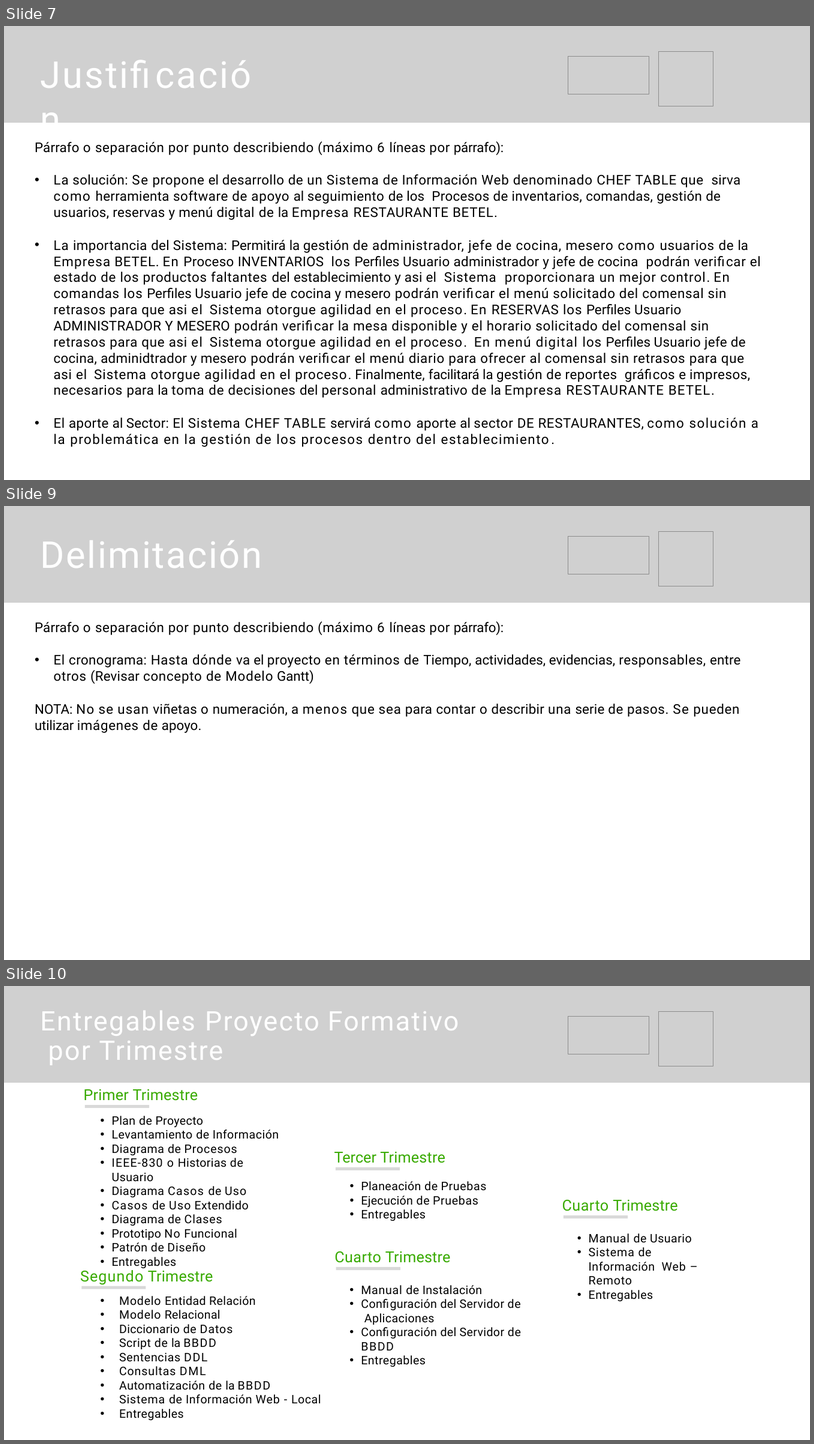
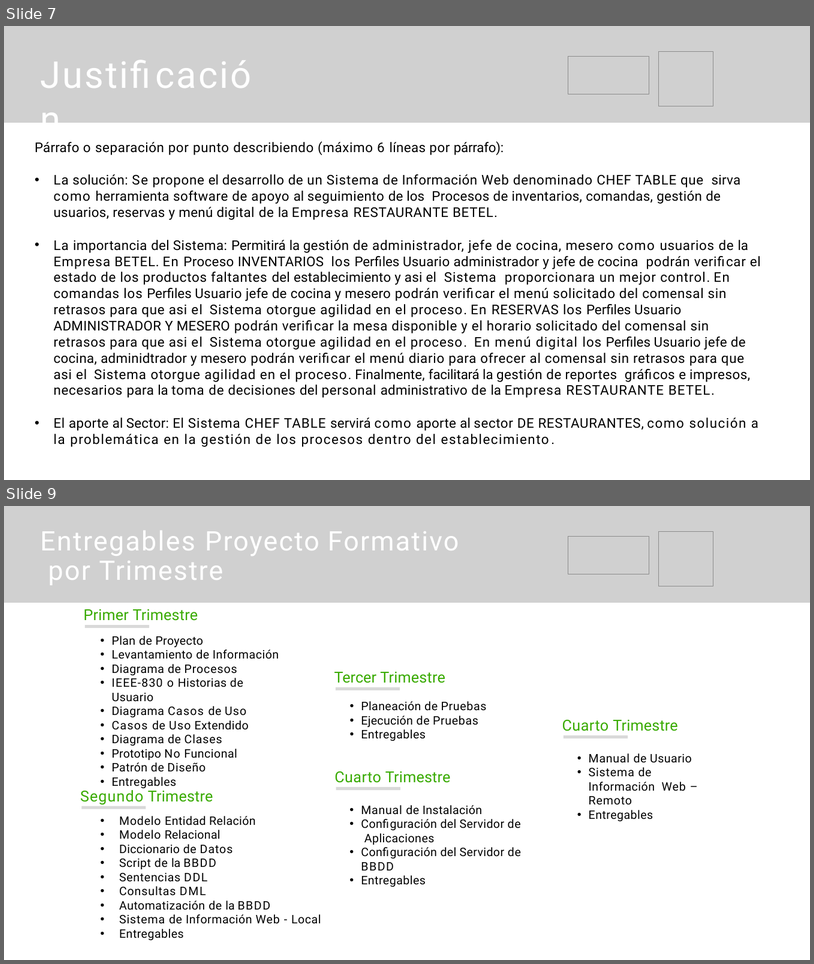
Before and after one commit to luckhazzard03/ADSO_N_2617510_G2R, a slide deck: trim_2/1_gestion_proyecto/2_levantamiento_informacion/DiapositivasPresentaciónproyecto.pptx. Shown one above the other, each under a label of ours: slides 7, 9 and 10 before the commit, slides 7 and 9 after it; the slides between them are not shown. The pictures are 814x1444 and 814x964 pixels, drawn with LibreOffice and Linux fonts; fonts in the diff are those of the drawing; grey boxes stand for pictures. Boxes give left, top, right and bottom in pixels: in the first picture for what was removed or moved away, otherwise in the second. Text is boxed around its words. In the diff, an @@ line names an element or a change of style, - is before the commit and + after.

Commit message:
se agrega el proyecto

```diff
--- a/trim_2/1_gestion_proyecto/2_levantamiento_informacion/DiapositivasPresentaciónproyecto.pptx
+++ b/trim_2/1_gestion_proyecto/2_levantamiento_informacion/DiapositivasPresentaciónproyecto.pptx
@@ slide 9 removed at box(4, 506, 810, 960), background #FFFFFF @@
@@ picture removed at box(4, 506, 810, 603) @@
@@ title removed at box(40, 540, 262, 568) @@
-Delimitación
@@ picture removed at box(569, 536, 650, 574) @@
@@ picture removed at box(659, 531, 714, 586) @@
@@ text removed at box(35, 621, 741, 733) @@
-Párrafo o separación por punto describiendo (máximo 6 líneas por párrafo):
-• El cronograma: Hasta dónde va el proyecto en términos de Tiempo, actividades, evidencias, responsables, entre otros (Revisar concepto de Modelo Gantt)
-NOTA: No se usan viñetas o numeración, a menos que sea para contar o describir una serie de pasos. Se pueden utilizar imágenes de apoyo.
@@ what was slide 10 is now slide 9 @@
```
Also in this commit, not shown: 1 slide changed, 11 other files.
